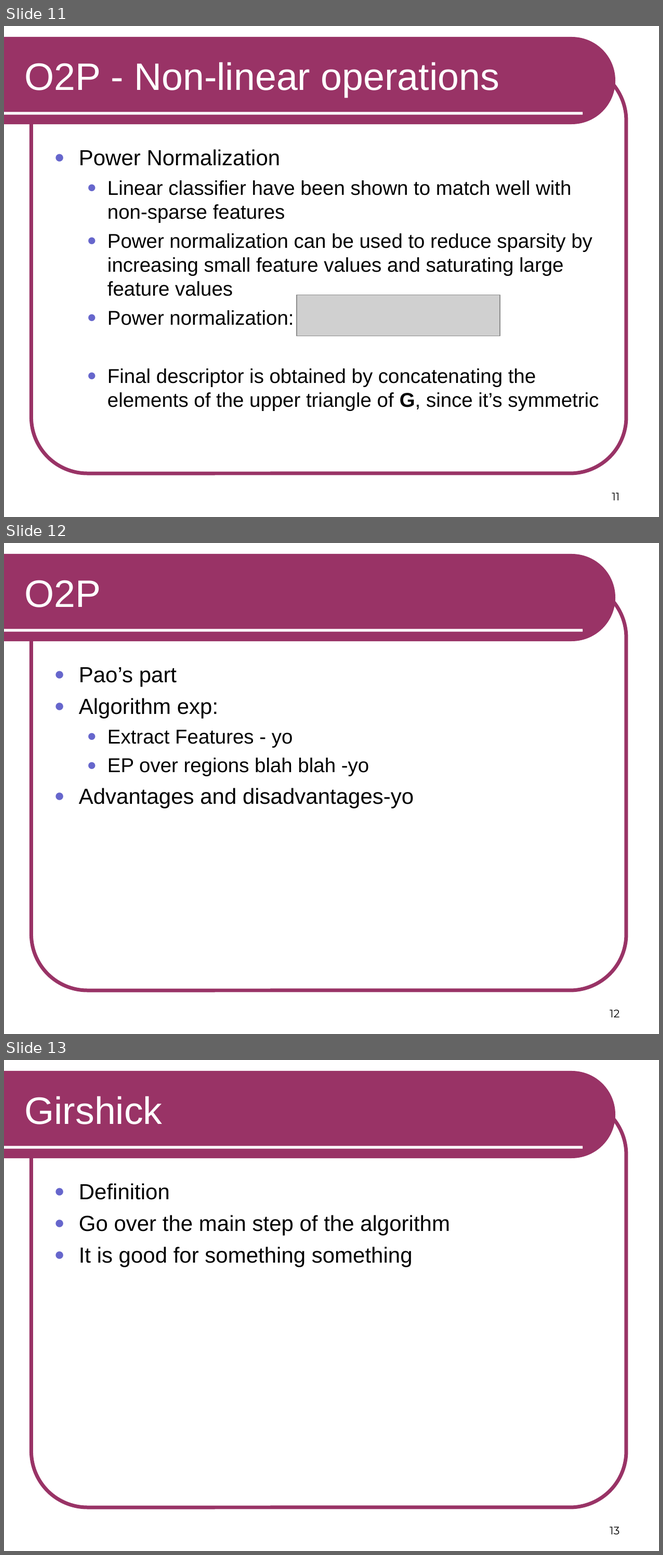
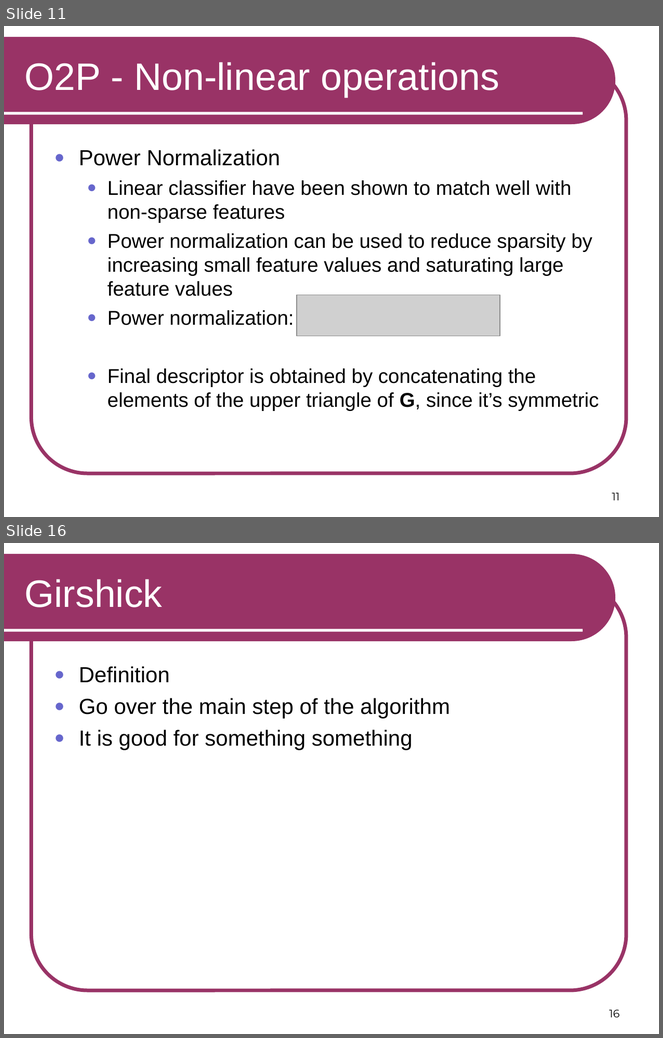
Before and after one commit to RSIP/SSI-SemanticSegmentation, a slide deck: template_slides.ppt. Shown one above the other, each under a label of ours: slides 11, 12 and 13 before the commit, slides 11 and 16 after it; the slides between them are not shown. The pictures are 663x1555 and 663x1038 pixels, drawn with LibreOffice and Linux fonts; fonts in the diff are those of the drawing; grey boxes stand for pictures. Boxes give left, top, right and bottom in pixels: in the first picture for what was removed or moved away, otherwise in the second. Text is boxed around its words. In the diff, an @@ line names an element or a change of style, - is before the commit and + after.

```diff
--- a/template_slides.ppt
+++ b/template_slides.ppt
@@ slide 12 removed at [4,543,659,1034], background #FFFFFF; not listed: 3 template elements that a slide beside it also shows @@
@@ title removed at [24,580,101,607] @@
-O2P
@@ text removed at [79,667,414,808] @@
-● Pao’s part
-● Algorithm exp:
-  ● Extract Features - yo
-  ● EP over regions blah blah -yo
-● Advantages and disadvantages-yo
@@ page number removed at [610,1010,620,1018] @@
-12
@@ what was slide 13 is now slide 16 @@
@@ page number at [609,1010,620,1018]: text changed @@
-13
+16
```
Also in this commit, not shown: 5 slides added, 1 other slide removed.
